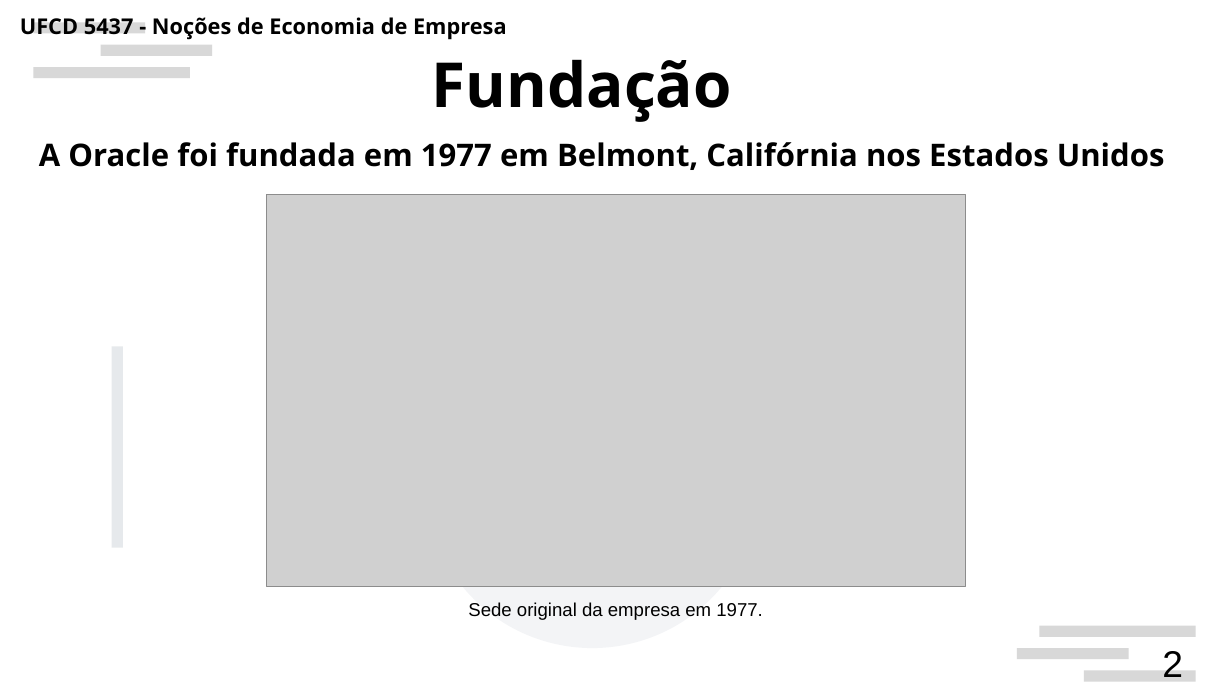
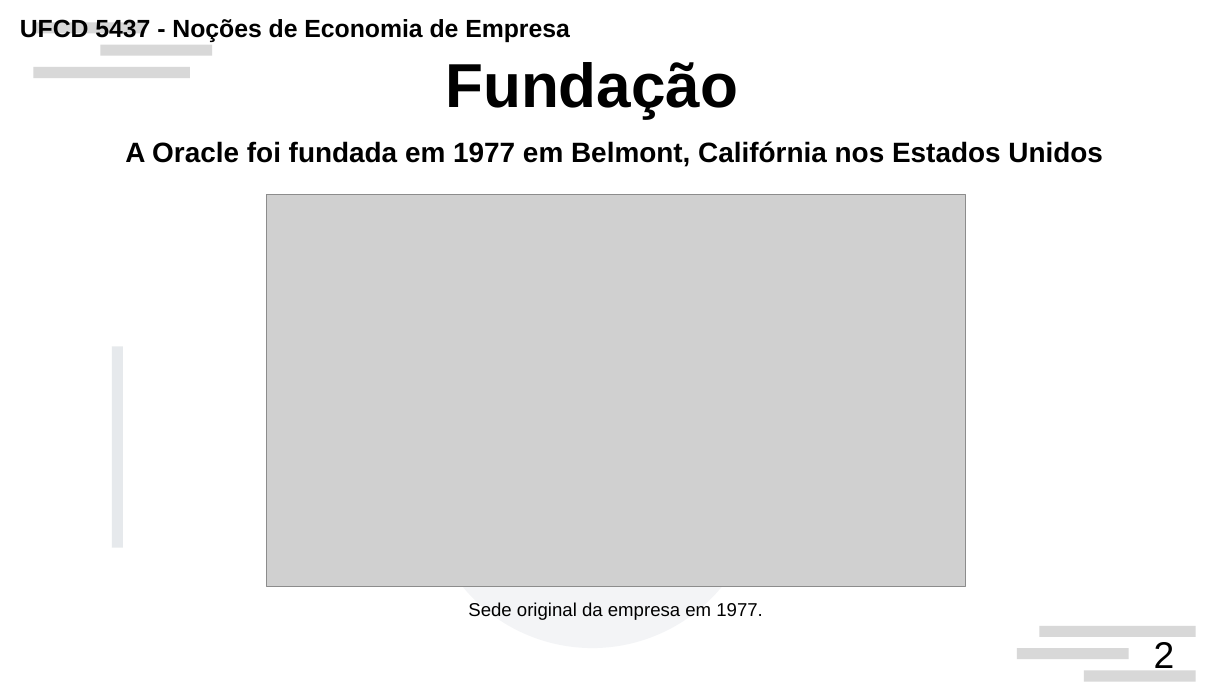
Before and after one commit to JPSCorreia/5437-Nocoes-de-Economia-de-Empresa, a slide deck: slide 2 of Trabalho de Grupo/Trabalho de Grupo - Oracle.pptx. Drawn at 1232x693 pixels with LibreOffice and Linux fonts; fonts in the diff are those of the drawing; grey boxes stand for pictures; background and template pictures are left out. Boxes give left, top, right and bottom in pixels: in the first picture for what was removed or moved away, otherwise in the second. Text is boxed around its words. In the diff, an @@ line names an element or a change of style, - is before the commit and + after.

```diff
--- a/Trabalho de Grupo/Trabalho de Grupo - Oracle.pptx
+++ b/Trabalho de Grupo/Trabalho de Grupo - Oracle.pptx
@@ text "UFCD 5437 - Noções de ..." at (20, 19, 570, 42): size 14 to 16 pt, font Noto Sans to Arial @@
@@ text "Fundação" at (445, 62, 738, 118): font Noto Sans to Arial @@
@@ text "A Oracle foi fundada em ..." at (125, 141, 1103, 167): size 20 to 18 pt, font Noto Sans to Arial; alignment left to centre @@
@@ page number: place and size @@
-page number at (1162, 651, 1183, 677)
+page number at (1154, 642, 1175, 668)
```
Also in this commit, not shown: 7 other slides changed, 4 slides added, 5 slides removed, 2 other files.
